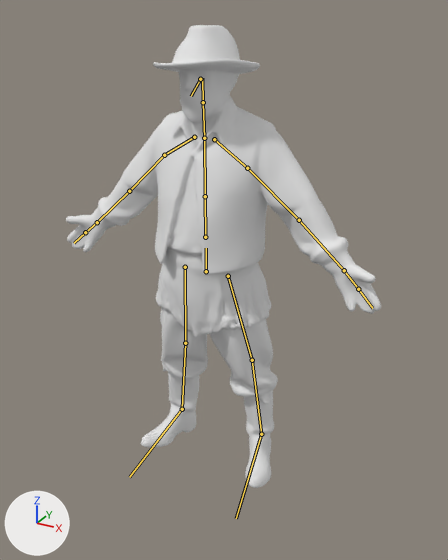
The glTF model godot/modelos/animados/gaucho.glb: old version first, new version second.
The view is the same before and after, from a camera (50 mm lens) standing at (1.126, -1.928, 1.814) and looking at (0.137, -0.129, 0.915). The lights are fixed; the arrows at lower left show +X, +Y and +Z. The first picture is the older version. The bones that bend it are drawn over the model as lines.

In view in the first picture: 'Cuerpo'.
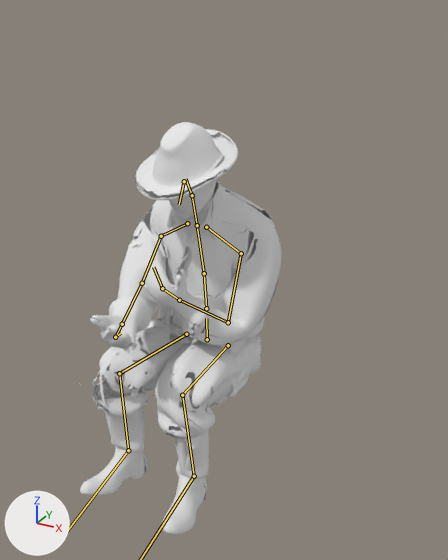
The newer file adds an action. The first version stands in its rest pose; the second is drawn at frame 76 of the action 'truco'.

Where the change shows, as pixel boxes (x1, y1, x2, y2) in the pictures (448 x 560 px):
```json
{"object": "Cuerpo", "change": "posed", "before": [66, 25, 381, 488], "after": [79, 122, 281, 534], "on screen": "36% narrower, 11% shorter"}
{"bone": "cadera", "before": "(206, 271) to (206, 248)", "after": "(207, 339) to (206, 318)"}
{"bone": "columna", "before": "(205, 237) to (205, 196)", "after": "(206, 308) to (204, 273)"}
{"bone": "pecho", "before": "(205, 196) to (204, 138)", "after": "(204, 273) to (197, 225)"}
{"bone": "cabeza", "before": "(203, 102) to (202, 78)", "after": "(192, 195) to (185, 178)"}
{"bone": "brazo.L", "before": "(247, 168) to (299, 220)", "after": "(241, 253) to (228, 322)"}
{"bone": "antebrazo.L", "before": "(299, 220) to (344, 270)", "after": "(228, 322) to (179, 300)"}
{"bone": "mano.L", "before": "(344, 270) to (358, 289)", "after": "(179, 300) to (162, 288)"}
{"bone": "dedos.L", "before": "(358, 289) to (372, 308)", "after": "(162, 288) to (153, 267)"}
{"bone": "brazo.R", "before": "(164, 155) to (129, 191)", "after": "(161, 236) to (142, 283)"}
{"bone": "antebrazo.R", "before": "(129, 191) to (97, 222)", "after": "(142, 283) to (122, 324)"}
{"bone": "dedos.R", "before": "(85, 232) to (74, 243)", "after": "(115, 337) to (121, 333)"}
{"bone": "muslo.L", "before": "(228, 276) to (252, 360)", "after": "(228, 345) to (182, 395)"}
{"bone": "pierna.L", "before": "(252, 360) to (261, 434)", "after": "(182, 395) to (194, 476)"}
{"bone": "muslo.R", "before": "(185, 267) to (185, 343)", "after": "(186, 334) to (119, 373)"}
{"bone": "pierna.R", "before": "(185, 343) to (182, 409)", "after": "(119, 373) to (128, 450)"}
{"bone": "pie.R", "before": "(182, 409) to (129, 477)", "after": "(128, 450) to (67, 531)"}
```

Scene script edits in JSON lines:
```json
{"block": "bone_cadera", "where": "bone_cadera = bpy.data.objects['Esqueleto'].pose.bones['cadera']"}
{"op": "set", "path": "bone_cadera.location", "old": "(0.0, 0.0, 0.0)", "new": "(0.0, -0.3, 0.0)"}
{"block": "bone_columna", "where": "bone_columna = bpy.data.objects['Esqueleto'].pose.bones['columna']  # child of 'cadera'"}
{"op": "set", "path": "bone_columna.rotation_quaternion", "old": "(1.0, 0.0, 0.0, 0.0)", "new": "(0.999, 0.052, 0.0, 0.0)", "note": "degrees (0, 0, 0) -> degrees (6, 0, 0)"}
{"block": "bone_pecho", "where": "bone_pecho = bpy.data.objects['Esqueleto'].pose.bones['pecho']  # child of 'columna'"}
{"op": "set", "path": "bone_pecho.rotation_quaternion", "old": "(1.0, 0.0, 0.0, 0.0)", "new": "(0.999, 0.052, 0.0, 0.0)", "note": "degrees (0, 0, 0) -> degrees (6, 0, 0)"}
{"block": "bone_cabeza", "where": "bone_cabeza = bpy.data.objects['Esqueleto'].pose.bones['cabeza']  # child of 'cuello'"}
{"op": "set", "path": "bone_cabeza.rotation_quaternion", "old": "(1.0, 0.0, 0.0, 0.0)", "new": "(0.99, 0.139, 0.0, 0.0)", "note": "degrees (0, 0, 0) -> degrees (16, 0, 0)"}
{"block": "bone_brazo_l", "where": "bone_brazo_l = bpy.data.objects['Esqueleto'].pose.bones['brazo.L']  # child of 'clavicula.L'"}
{"op": "set", "path": "bone_brazo_l.rotation_quaternion", "old": "(1.0, 0.0, 0.0, 0.0)", "new": "(0.861, -0.508, 0.0, -0.031)", "note": "degrees (0, 0, 0) -> degrees (-61, -2, -3)"}
{"block": "bone_antebrazo_l", "where": "bone_antebrazo_l = bpy.data.objects['Esqueleto'].pose.bones['antebrazo.L']  # child of 'brazo.L'"}
{"op": "set", "path": "bone_antebrazo_l.rotation_quaternion", "old": "(1.0, 0.0, 0.0, 0.0)", "new": "(0.64, 0.755, 0.116, 0.086)", "note": "degrees (0, 0, 0) -> degrees (100, 1, 17)"}
{"block": "bone_mano_l", "where": "bone_mano_l = bpy.data.objects['Esqueleto'].pose.bones['mano.L']  # child of 'antebrazo.L'"}
{"op": "set", "path": "bone_mano_l.rotation_quaternion", "old": "(1.0, 0.0, 0.0, 0.0)", "new": "(0.982, 0.0, 0.19, 0.0)", "note": "degrees (0, 0, 0) -> degrees (0, 22, 0)"}
{"block": "bone_dedos_l", "where": "bone_dedos_l = bpy.data.objects['Esqueleto'].pose.bones['dedos.L']  # child of 'mano.L'"}
{"op": "set", "path": "bone_dedos_l.rotation_quaternion", "old": "(1.0, 0.0, 0.0, 0.0)", "new": "(0.906, 0.423, 0.0, 0.0)", "note": "degrees (0, 0, 0) -> degrees (50, 0, 0)"}
{"block": "bone_brazo_r", "where": "bone_brazo_r = bpy.data.objects['Esqueleto'].pose.bones['brazo.R']  # child of 'clavicula.R'"}
{"op": "set", "path": "bone_brazo_r.rotation_quaternion", "old": "(1.0, 0.0, 0.0, 0.0)", "new": "(0.647, -0.661, 0.0, 0.381)", "note": "degrees (0, 0, 0) -> degrees (-82, 30, 35)"}
{"block": "bone_antebrazo_r", "where": "bone_antebrazo_r = bpy.data.objects['Esqueleto'].pose.bones['antebrazo.R']  # child of 'brazo.R'"}
{"op": "set", "path": "bone_antebrazo_r.rotation_quaternion", "old": "(1.0, 0.0, 0.0, 0.0)", "new": "(0.999, 0.034, -0.018, -0.023)", "note": "degrees (0, 0, 0) -> degrees (4, -2, -3)"}
{"block": "bone_dedos_r", "where": "bone_dedos_r = bpy.data.objects['Esqueleto'].pose.bones['dedos.R']  # child of 'mano.R'"}
{"op": "set", "path": "bone_dedos_r.rotation_quaternion", "old": "(1.0, 0.0, 0.0, 0.0)", "new": "(0.906, 0.423, 0.0, 0.0)", "note": "degrees (0, 0, 0) -> degrees (50, 0, 0)"}
{"block": "bone_muslo_l", "where": "bone_muslo_l = bpy.data.objects['Esqueleto'].pose.bones['muslo.L']  # child of 'cadera'"}
{"op": "set", "path": "bone_muslo_l.rotation_quaternion", "old": "(1.0, 0.0, 0.0, 0.0)", "new": "(-0.627, 0.748, 0.0, 0.219)", "note": "degrees (0, 0, 0) -> degrees (-97, -19, -17)"}
{"block": "bone_pierna_l", "where": "bone_pierna_l = bpy.data.objects['Esqueleto'].pose.bones['pierna.L']  # child of 'muslo.L'"}
{"op": "set", "path": "bone_pierna_l.rotation_quaternion", "old": "(1.0, 0.0, 0.0, 0.0)", "new": "(0.62, 0.726, 0.0, 0.298)", "note": "degrees (0, 0, 0) -> degrees (93, -26, 24)"}
{"block": "bone_pie_l", "where": "bone_pie_l = bpy.data.objects['Esqueleto'].pose.bones['pie.L']  # child of 'pierna.L'"}
{"op": "set", "path": "bone_pie_l.rotation_quaternion", "old": "(1.0, 0.0, 0.0, 0.0)", "new": "(0.988, -0.069, 0.0, -0.138)", "note": "degrees (0, 0, 0) -> degrees (-8, -1, -16)"}
{"block": "bone_muslo_r", "where": "bone_muslo_r = bpy.data.objects['Esqueleto'].pose.bones['muslo.R']  # child of 'cadera'"}
{"op": "set", "path": "bone_muslo_r.rotation_quaternion", "old": "(1.0, 0.0, 0.0, 0.0)", "new": "(-0.634, 0.752, 0.0, -0.181)", "note": "degrees (0, 0, 0) -> degrees (-98, 16, 14)"}
{"block": "bone_pierna_r", "where": "bone_pierna_r = bpy.data.objects['Esqueleto'].pose.bones['pierna.R']  # child of 'muslo.R'"}
{"op": "set", "path": "bone_pierna_r.rotation_quaternion", "old": "(1.0, 0.0, 0.0, 0.0)", "new": "(0.623, 0.739, 0.0, -0.257)", "note": "degrees (0, 0, 0) -> degrees (96, 22, -20)"}
{"block": "bone_pie_r", "where": "bone_pie_r = bpy.data.objects['Esqueleto'].pose.bones['pie.R']  # child of 'pierna.R'"}
{"op": "set", "path": "bone_pie_r.rotation_quaternion", "old": "(1.0, 0.0, 0.0, 0.0)", "new": "(0.991, -0.107, 0.0, 0.074)", "note": "degrees (0, 0, 0) -> degrees (-12, 1, 8)"}
```
